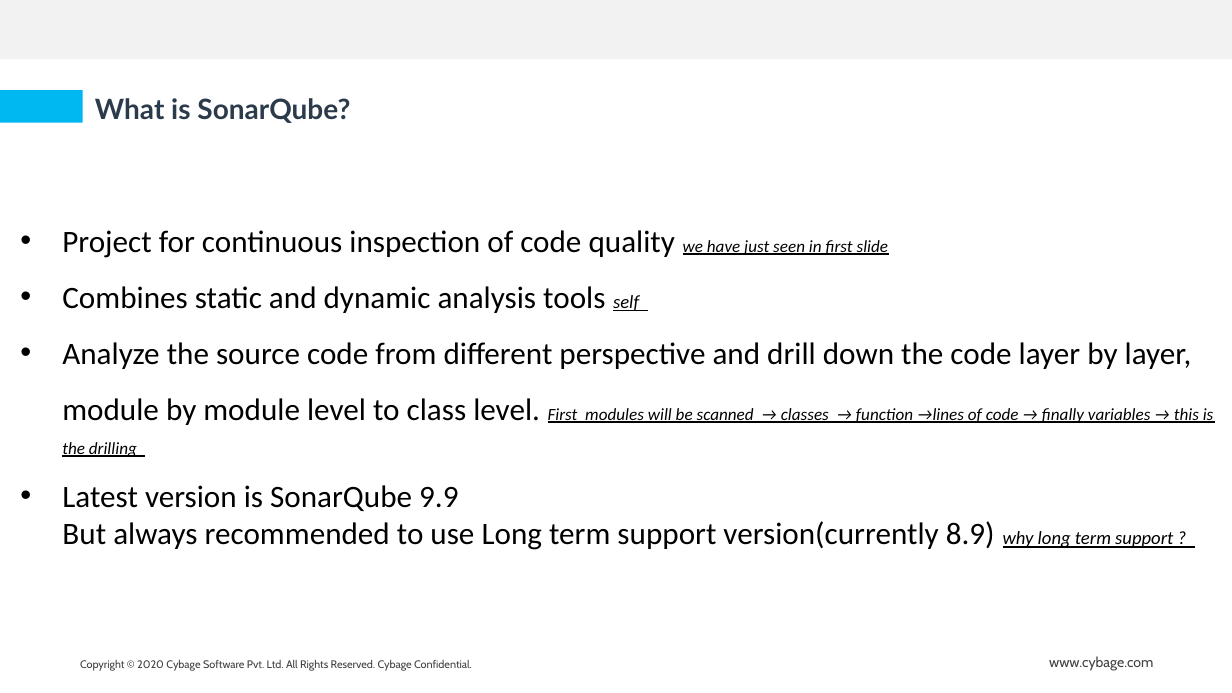
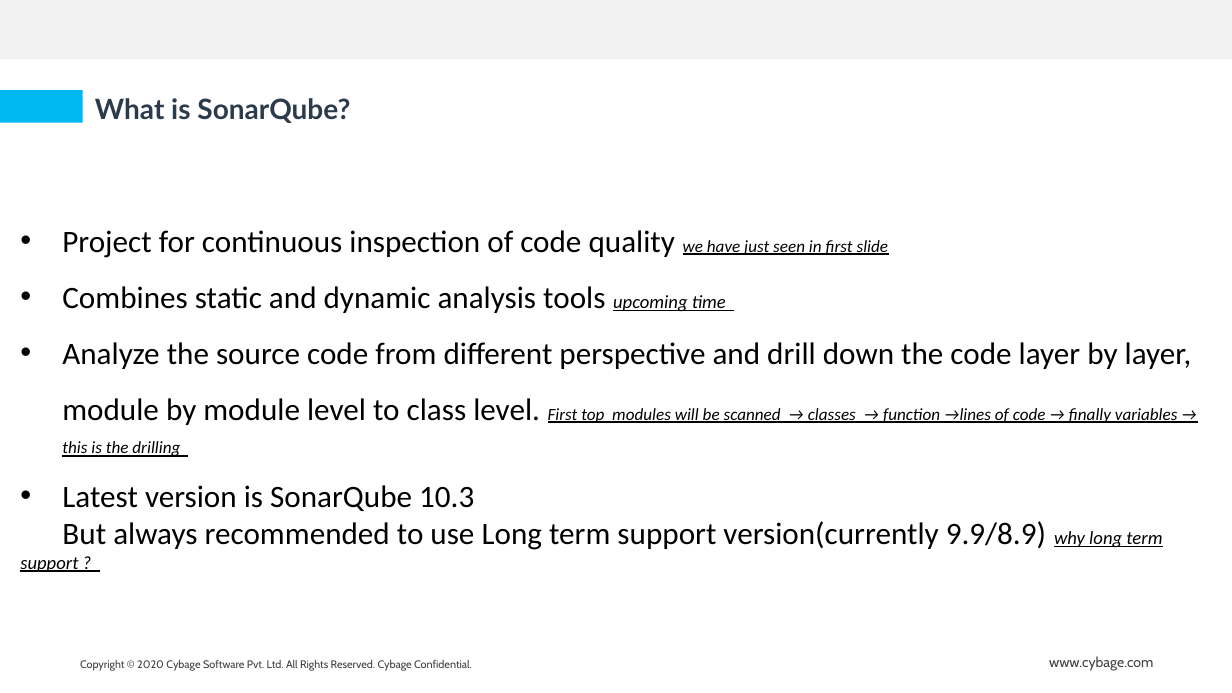
Before and after one commit to abcruturaj/Snyk_Docx, a slide deck: slide 5 of SonarQube.pptx. Drawn at 1232x693 pixels with LibreOffice and Linux fonts; fonts in the diff are those of the drawing; background and template pictures are left out. Boxes give left, top, right and bottom in pixels: in the first picture for what was removed or moved away, otherwise in the second. Text is boxed around its words. In the diff, an @@ line names an element or a change of style, - is before the commit and + after.

```diff
--- a/SonarQube.pptx
+++ b/SonarQube.pptx
@@ text at (x1=20, y1=286, x2=1192, y2=572): text changed @@
-• Combines static and dynamic analysis tools self
-• Analyze the source code from different perspective and drill down the code layer by layer, module by module level to class level. First modules will be scanned → classes → function →lines of code → finally variables → this is the drilling
-• Latest version is SonarQube 9.9
-But always recommended to use Long term support version(currently 8.9) why long term support ?
+• Combines static and dynamic analysis tools upcoming time
+• Analyze the source code from different perspective and drill down the code layer by layer, module by module level to class level. First top modules will be scanned → classes → function →lines of code → finally variables → this is the drilling
+• Latest version is SonarQube 10.3
+But always recommended to use Long term support version(currently 9.9/8.9) why long term support ?
```
Also in this commit, not shown: 6 other slides changed, 6 slides added, 1 slide removed, 2 other files.
